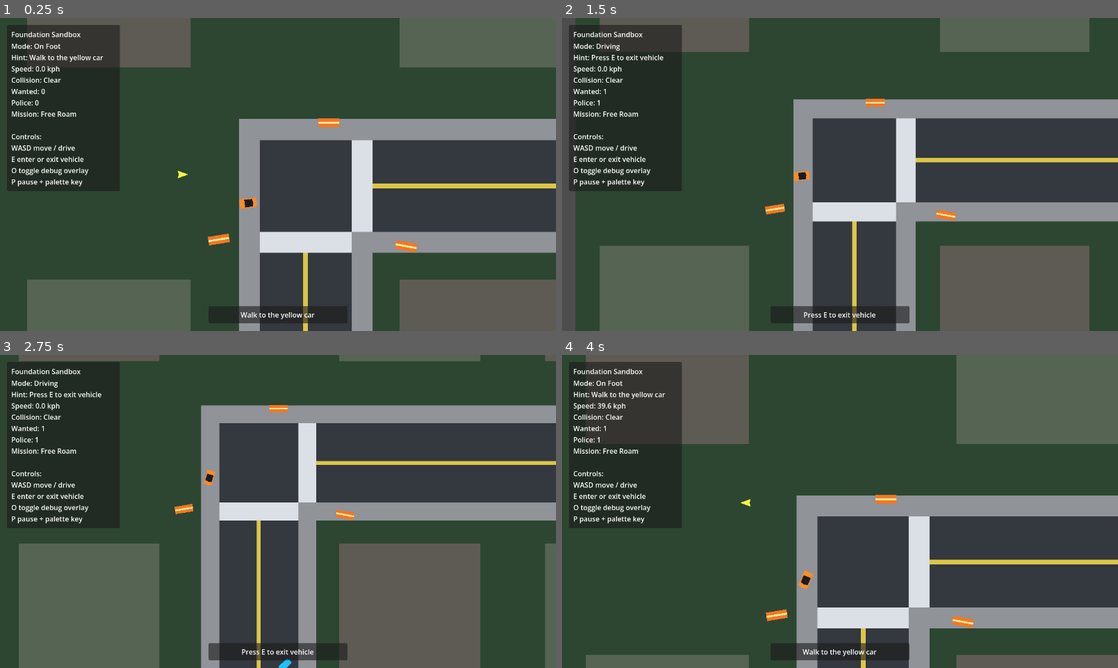
Above: before the commit, frames 1-4 (two rows, left to right).
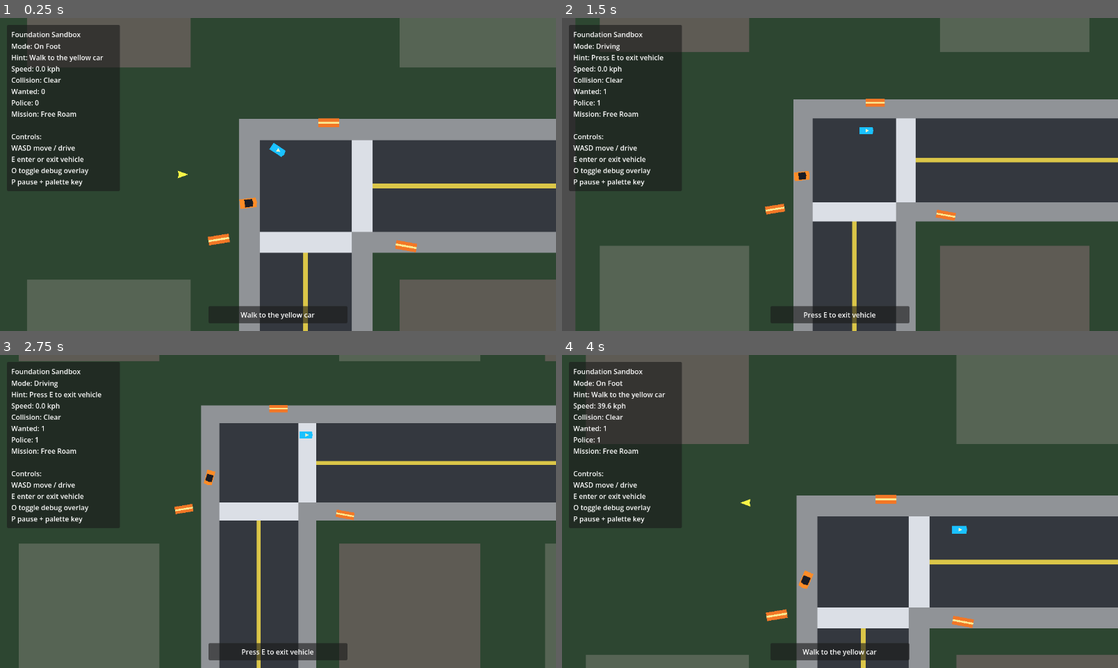
Above: after the commit, the same moments.

Repository: mjulstein/godot-gta
Game: Godot game, scene res://scenes/main/game.tscn
The game is run twice, just before and just after one commit, with the same random seed, the same clock (stepped at 60 frames per second) and the same inputs.
Inputs:
- Up to frame 1 (0.25 s): no input
- Up to frame 2 (1.5 s): tap Enter at 0.5 s; hold D (move_right) 0.53-1.28 s; hold E (interact) 0.53-1.28 s; hold S (brake) from 1.28 s (still down); tap E (interact) at 1.35 s
- Up to frame 3 (2.75 s): tap E (interact) at 2 s; release S (brake) at 2.03 s; hold D (move_right) from 2.03 s (still down); hold E (interact) from 2.03 s (still down)
- Up to frame 4 (4 s): release D (move_right) at 2.78 s; release E (interact) at 2.78 s; hold W (accelerate) 2.78-3.53 s; tap E (interact) at 2.85 s; hold A (move_left) from 3.53 s (still down); hold E (interact) from 3.53 s (still down)

The runs differ from the first frame. In frame 1, less than 0.1% of the frame differs, in the area x 48-52%, y 39-45%; in frame 2, less than 0.1%; in frame 3, 0.1%, in the area x 50-57%, y 24-100%; in frame 4, less than 0.1%.

Commit message:
Add traffic lane routing checkpoint

Diff:
--- a/scenes/vehicles/civilian/traffic_vehicle.tscn
+++ b/scenes/vehicles/civilian/traffic_vehicle.tscn
@@ -1,17 +1,13 @@
 [gd_scene load_steps=4 format=3]
 
-[ext_resource type="Script" path="res://scripts/ai/civilian_ai.gd" id="1"]
+[ext_resource type="Script" path="res://scripts/ai/traffic_ai.gd" id="1"]
 
 [sub_resource type="RectangleShape2D" id="1"]
 size = Vector2(30, 16)
 
 [node name="TrafficVehicle" type="CharacterBody2D"]
 script = ExtResource("1")
-actor_type = "traffic"
-movement_axis = Vector2(1, 0)
-patrol_distance = 180.0
 move_speed = 70.0
-pause_duration = 0.0
 collision_layer = 1
 collision_mask = 1
 
@@ -21,3 +17,7 @@
 [node name="Body" type="Polygon2D" parent="."]
 polygon = PackedVector2Array(-16, -8, 14, -8, 16, 0, 14, 8, -16, 8)
 color = Color(0.105882, 0.760784, 1, 1)
+
+[node name="FrontArrow" type="Polygon2D" parent="."]
+polygon = PackedVector2Array(6, 0, -2, -4, -2, 4)
+color = Color(0.984314, 0.952941, 0.772549, 1)
--- /dev/null
+++ b/scripts/ai/traffic_ai.gd
@@ -0,0 +1,126 @@
+extends CharacterBody2D
+
+signal harmed(source: Node2D)
+
+@export_range(24.0, 180.0, 1.0) var move_speed := 70.0
+@export_range(24.0, 120.0, 1.0) var vehicle_look_ahead := 54.0
+@export_range(24.0, 96.0, 1.0) var pedestrian_look_ahead := 44.0
+@export var harmed_flash_time := 0.45
+@export_range(0.0, 2.0, 0.05) var respawn_pause := 0.35
+
+var harmed_flash_remaining := 0.0
+var pause_remaining := 0.0
+var world_path_points := PackedVector2Array()
+var path_target_index := 1
+var default_collision_layer := 0
+var default_collision_mask := 0
+
+@onready var body_polygon: Polygon2D = $Body
+@onready var collision_shape: CollisionShape2D = $CollisionShape2D
+
+func _ready() -> void:
+	default_collision_layer = collision_layer
+	default_collision_mask = collision_mask
+	add_to_group("civilian")
+	add_to_group("civilian_vehicle")
+	add_to_group("civilian_witness")
+	add_to_group("traffic_vehicle")
+
+func _physics_process(delta: float) -> void:
+	harmed_flash_remaining = maxf(0.0, harmed_flash_remaining - delta)
+	pause_remaining = maxf(0.0, pause_remaining - delta)
+	body_polygon.color = _get_body_color()
+
+	if pause_remaining > 0.0 or world_path_points.size() < 2:
+		velocity = Vector2.ZERO
+		move_and_slide()
+		return
+
+	_follow_world_path()
+	move_and_slide()
+
+func set_world_path(points: PackedVector2Array) -> void:
+	world_path_points = points
+	path_target_index = 1 if world_path_points.size() >= 2 else 0
+	if world_path_points.size() >= 1:
+		global_position = world_path_points[0]
+
+func set_path_active(is_active: bool) -> void:
+	visible = is_active
+	set_physics_process(is_active)
+	collision_layer = default_collision_layer if is_active else 0
+	collision_mask = default_collision_mask if is_active else 0
+	if collision_shape != null:
+		collision_shape.disabled = not is_active
+	if not is_active:
+		velocity = Vector2.ZERO
+
+func register_harm(source: Node2D) -> void:
+	harmed_flash_remaining = harmed_flash_time
+	pause_remaining = maxf(pause_remaining, 0.4)
+	harmed.emit(source)
+
+func _follow_world_path() -> void:
+	var target_position := world_path_points[path_target_index]
+	var to_target := target_position - global_position
+	if to_target.length() <= 6.0:
+		_advance_path_target()
+		target_position = world_path_points[path_target_index]
+		to_target = target_position - global_position
+
+	var direction_vector := to_target.normalized() if to_target.length() > 0.0 else Vector2.ZERO
+	velocity = direction_vector * move_speed
+	if direction_vector != Vector2.ZERO and (_has_pedestrian_ahead(direction_vector) or _has_vehicle_ahead(direction_vector)):
+		velocity = Vector2.ZERO
+	if velocity != Vector2.ZERO:
+		rotation = velocity.angle()
+
+func _advance_path_target() -> void:
+	path_target_index += 1
+	if path_target_index < world_path_points.size():
+		return
+	global_position = world_path_points[0]
+	path_target_index = 1 if world_path_points.size() >= 2 else 0
+	pause_remaining = respawn_pause
+
+func _has_pedestrian_ahead(direction_vector: Vector2) -> bool:
+	for candidate in get_tree().get_nodes_in_group("civilian_pedestrian"):
+		if candidate == self or not (candidate is Node2D):
+			continue
+		var pedestrian := candidate as Node2D
+		if not pedestrian.visible:
+			continue
+		var offset: Vector2 = pedestrian.global_position - global_position
+		if offset.length() > pedestrian_look_ahead:
+			continue
+		var forward_distance := direction_vector.dot(offset)
+		if forward_distance <= 0.0:
+			continue
+		var lateral_distance := absf(direction_vector.orthogonal().dot(offset))
+		if lateral_distance <= 18.0:
+			return true
+	return false
+
+func _has_vehicle_ahead(direction_vector: Vector2) -> bool:
+	for candidate in get_tree().get_nodes_in_group("traffic_vehicle"):
+		if candidate == self or not (candidate is Node2D):
+			continue
+		var vehicle := candidate as Node2D
+		if not vehicle.visible:
+			continue
+		var offset: Vector2 = vehicle.global_position - global_position
+		if offset.length() > vehicle_look_ahead:
+			continue
+		var forward_distance := direction_vector.dot(offset)
+		if forward_distance <= 0.0:
+			continue
+		var lateral_distance := absf(direction_vector.orthogonal().dot(offset))
+		if lateral_distance > 20.0:
+			continue
+		var vehicle_forward := Vector2.RIGHT.rotated(vehicle.rotation)
+		if direction_vector.dot(vehicle_forward) >= 0.35:
+			return true
+	return false
+
+func _get_body_color() -> Color:
+	return Color(1, 0.2, 0.2, 1) if harmed_flash_remaining > 0.0 else Color(0.105882, 0.760784, 1, 1)
--- a/scripts/world/district_activity_overlay.gd
+++ b/scripts/world/district_activity_overlay.gd
@@ -34,10 +34,38 @@
 		tile_world_size = value
 		_rebuild_if_ready()
 
+@export_range(0, 32, 1) var north_span_tiles := 0:
+	set(value):
+		north_span_tiles = value
+		_rebuild_if_ready()
+
+@export_range(0, 32, 1) var south_span_tiles := 0:
+	set(value):
+		south_span_tiles = value
+		_rebuild_if_ready()
+
+@export_range(0, 32, 1) var east_span_tiles := 0:
+	set(value):
+		east_span_tiles = value
+		_rebuild_if_ready()
+
+@export_range(0, 32, 1) var west_span_tiles := 0:
+	set(value):
+		west_span_tiles = value
+		_rebuild_if_ready()
+
 const ROAD_HALF_WIDTH := 96.0
-const LANE_OFFSET := 58.0
 const SIDEWALK_OFFSET := 118.0
 const CROSSWALK_OFFSET := 140.0
+const INNER_LANE_OFFSET := 28.0
+const OUTER_LANE_OFFSET := 68.0
+const SPAWN_MARGIN := 192.0
+const CROSSWALK_CLEAR_OFFSET := 120.0
+const INTERSECTION_ENTRY_OFFSET := 76.0
+const U_TURN_SWEEP_OFFSET := 24.0
+const ROUTE_SAMPLE_STEP := 24.0
+const TURN_ARC_STEPS := 6
+const ROUTE_EDGE_INSET := 24.0
 const PROFILE_STRAIGHT_HORIZONTAL := "straight_horizontal"
 const PROFILE_STRAIGHT_VERTICAL := "straight_vertical"
 const PROFILE_DEAD_END_NORTH := "dead_end_north"
@@ -69,10 +97,8 @@
 		_add_pedestrian(pedestrian_routes[0])
 	if activity_density >= 5 and pedestrian_routes.size() > 1:
 		_add_pedestrian(pedestrian_routes[1])
-	if activity_density >= 3 and traffic_routes.size() > 0:
-		_add_traffic(traffic_routes[0])
-	if activity_density >= 7 and traffic_routes.size() > 1:
-		_add_traffic(traffic_routes[1])
+	for route_data in _select_traffic_routes(traffic_routes):
+		_add_traffic(route_data["path"])
 
 func _add_pedestrian(path: PackedVector2Array) -> void:
 	if path.size() < 2:
@@ -127,43 +153,418 @@
 
 	return routes
 
-func _build_traffic_routes() -> Array[PackedVector2Array]:
-	var routes: Array[PackedVector2Array] = []
-	var half_width := tile_world_size.x * 0.5
-	var half_height := tile_world_size.y * 0.5
-	var profile := _get_tile_profile()
-
-	match profile:
-		PROFILE_STRAIGHT_HORIZONTAL:
-			routes.append(_to_world_path([Vector2(-half_width, LANE_OFFSET), Vector2(half_width, LANE_OFFSET)]))
-			routes.append(_to_world_path([Vector2(half_width, -LANE_OFFSET), Vector2(-half_width, -LANE_OFFSET)]))
-		PROFILE_STRAIGHT_VERTICAL:
-			routes.append(_to_world_path([Vector2(LANE_OFFSET, -half_height), Vector2(LANE_OFFSET, half_height)]))
-			routes.append(_to_world_path([Vector2(-LANE_OFFSET, half_height), Vector2(-LANE_OFFSET, -half_height)]))
-		PROFILE_DEAD_END_NORTH:
-			routes.append(_to_world_path([Vector2(LANE_OFFSET, -half_height), Vector2(LANE_OFFSET, 0)]))
-		PROFILE_DEAD_END_SOUTH:
-			routes.append(_to_world_path([Vector2(-LANE_OFFSET, half_height), Vector2(-LANE_OFFSET, 0)]))
-		PROFILE_DEAD_END_EAST:
-			routes.append(_to_world_path([Vector2(half_width, -LANE_OFFSET), Vector2(0, -LANE_OFFSET)]))
-		PROFILE_DEAD_END_WEST:
-			routes.append(_to_world_path([Vector2(-half_width, LANE_OFFSET), Vector2(0, LANE_OFFSET)]))
-		_:
-			if open_north and open_east and not open_south and not open_west:
-				routes.append(_to_world_path([Vector2(LANE_OFFSET, -half_height), Vector2(LANE_OFFSET, -LANE_OFFSET), Vector2(half_width, -LANE_OFFSET)]))
-			elif open_north and open_west and not open_south and not open_east:
-				routes.append(_to_world_path([Vector2(-LANE_OFFSET, -half_height), Vector2(-LANE_OFFSET, LANE_OFFSET), Vector2(-half_width, LANE_OFFSET)]))
-			elif open_south and open_east and not open_north and not open_west:
-				routes.append(_to_world_path([Vector2(-LANE_OFFSET, half_height), Vector2(-LANE_OFFSET, -LANE_OFFSET), Vector2(half_width, -LANE_OFFSET)]))
-			elif open_south and open_west and not open_north and not open_east:
-				routes.append(_to_world_path([Vector2(LANE_OFFSET, half_height), Vector2(LANE_OFFSET, LANE_OFFSET), Vector2(-half_width, LANE_OFFSET)]))
-			else:
-				if open_east or open_west:
-					routes.append(_to_world_path([Vector2(-half_width, LANE_OFFSET), Vector2(half_width, LANE_OFFSET)]))
-				if open_north or open_south:
-					routes.append(_to_world_path([Vector2(-LANE_OFFSET, half_height), Vector2(-LANE_OFFSET, -half_height)]))
-
+func _build_traffic_routes() -> Array[Dictionary]:
+	var routes: Array[Dictionary] = []
+	if _open_side_count() <= 1:
+		return routes
+
+	for heading in ["east", "west", "north", "south"]:
+		if not _can_enter_heading(heading):
+			continue
+		for lane in ["left", "right"]:
+			for action in _allowed_actions(heading, lane):
+				routes.append({
+					"heading": heading,
+					"lane": lane,
+					"action": action,
+					"path": _build_route(heading, lane, action),
+				})
 	return routes
+
+func _select_traffic_routes(candidates: Array[Dictionary]) -> Array[Dictionary]:
+	var selected: Array[Dictionary] = []
+	var spawn_count := 0
+	if activity_density >= 7:
+		spawn_count = 2
+	elif activity_density >= 3:
+		spawn_count = 1
+	if spawn_count == 0 or candidates.is_empty():
+		return selected
+
+	var turning_candidates: Array[Dictionary] = []
+	var straight_candidates: Array[Dictionary] = []
+	for candidate in candidates:
+		if candidate["action"] == "straight":
+			straight_candidates.append(candidate)
+		else:
+			turning_candidates.append(candidate)
+
+	var preferred_heading := _preferred_heading()
+	var preferred_turn := _pick_candidate(turning_candidates, preferred_heading, PackedStringArray())
+	if preferred_turn.is_empty():
+		preferred_turn = _pick_candidate(turning_candidates, "", PackedStringArray())
+	if not preferred_turn.is_empty():
+		selected.append(preferred_turn)
+
+	if selected.size() < spawn_count:
+		var blocked_ids := _selected_ids(selected)
+
+		var second_choice := _pick_candidate(straight_candidates, preferred_heading, blocked_ids)
+		if second_choice.is_empty():
+			second_choice = _pick_candidate(turning_candidates, "", blocked_ids)
+		if second_choice.is_empty():
+			second_choice = _pick_candidate(straight_candidates, "", blocked_ids)
+		if not second_choice.is_empty():
+			selected.append(second_choice)
+
+	while selected.size() < min(spawn_count, candidates.size()):
+		var fallback := _pick_candidate(candidates, "", _selected_ids(selected))
+		if fallback.is_empty():
+			break
+		selected.append(fallback)
+	return selected
+
+func _build_route(heading: String, lane: String, action: String) -> PackedVector2Array:
+	match action:
+		"straight":
+			return _build_straight_route(heading, lane)
+		"left":
+			return _build_turn_route(heading, lane, _get_left_heading(heading), "left")
+		"right":
+			return _build_turn_route(heading, lane, _get_right_heading(heading), "right")
+		"uturn":
+			return _build_u_turn_route(heading)
+		"merge_left_uturn":
+			return _build_merge_left_u_turn_route(heading)
+		_:
+			return PackedVector2Array()
+
+func _build_straight_route(heading: String, lane: String) -> PackedVector2Array:
+	return _sample_route([
+		_get_spawn_point(heading, lane),
+		_get_crosswalk_clear_point(heading, lane),
+		_get_crosswalk_clear_point(heading, lane, true),
+		_get_despawn_point(heading, lane),
+	])
+
+func _build_turn_route(heading: String, lane: String, exit_heading: String, exit_lane: String) -> PackedVector2Array:
+	var points: Array[Vector2] = [
+		_get_spawn_point(heading, lane),
+		_get_crosswalk_clear_point(heading, lane),
+		_get_intersection_entry_point(heading, lane, false),
+	]
+	points.append_array(_build_turn_arc_points(heading, lane, exit_heading, exit_lane))
+	points.append_array([
+		_get_crosswalk_clear_point(exit_heading, exit_lane, true),
+		_get_despawn_point(exit_heading, exit_lane),
+	])
+	return _sample_route(points)
+
+func _build_u_turn_route(heading: String) -> PackedVector2Array:
+	var exit_heading := _get_opposite_heading(heading)
+	var exit_lane := "right"
+	var points: Array[Vector2] = [
+		_get_spawn_point(heading, "left"),
+		_get_crosswalk_clear_point(heading, "left"),
+		_get_intersection_entry_point(heading, "left", false),
+	]
+	points.append_array(_build_u_turn_arc_points(heading, exit_heading, exit_lane))
+	points.append_array([
+		_get_crosswalk_clear_point(exit_heading, exit_lane, true),
+		_get_despawn_point(exit_heading, exit_lane),
+	])
+	return _sample_route(points)
+
+func _build_merge_left_u_turn_route(heading: String) -> PackedVector2Array:
+	var left_merge_point := _get_merge_point(heading, "right", "left")
+	var points: Array[Vector2] = [
+		_get_spawn_point(heading, "right"),
+		_get_crosswalk_clear_point(heading, "right"),
+		left_merge_point,
+		_get_intersection_entry_point(heading, "left", false),
+	]
+	var exit_heading := _get_opposite_heading(heading)
+	var exit_lane := "right"
+	points.append_array(_build_u_turn_arc_points(heading, exit_heading, exit_lane))
+	points.append_array([
+		_get_crosswalk_clear_point(exit_heading, exit_lane, true),
+		_get_despawn_point(exit_heading, exit_lane),
+	])
+	return _sample_route(points)
+
+func _can_enter_heading(heading: String) -> bool:
+	return _is_side_open(_get_entry_side_for_heading(heading))
+
+func _allowed_actions(heading: String, lane: String) -> PackedStringArray:
+	var actions := PackedStringArray()
+	var can_go_straight := _is_side_open(_get_exit_side_for_heading(heading))
+	var can_turn_left := _is_side_open(_get_exit_side_for_heading(_get_left_heading(heading)))
+	var can_turn_right := _is_side_open(_get_exit_side_for_heading(_get_right_heading(heading)))
+
+	if lane == "left":
+		if can_go_straight:
+			actions.append("straight")
+		if can_turn_left:
+			actions.append("left")
+		if actions.is_empty() and can_turn_right:
+			actions.append("right")
+		if actions.is_empty():
+			actions.append("uturn")
+		return actions
+
+	if can_turn_right:
+		actions.append("right")
+		return actions
+	if can_go_straight:
+		actions.append("straight")
+	if can_turn_left and actions.is_empty():
+		actions.append("left")
+	if actions.is_empty():
+		actions.append("merge_left_uturn")
+	return actions
+
+func _get_spawn_point(heading: String, lane: String) -> Vector2:
+	return _point_for_heading(heading, lane, _entry_travel_extent_for_heading(heading))
+
+func _get_despawn_point(heading: String, lane: String) -> Vector2:
+	return _point_for_heading(heading, lane, _exit_travel_extent_for_heading(heading), true)
+
+func _get_crosswalk_clear_point(heading: String, lane: String, use_exit_side := false) -> Vector2:
+	return _point_for_heading(heading, lane, CROSSWALK_CLEAR_OFFSET, use_exit_side)
+
+func _get_intersection_entry_point(heading: String, lane: String, use_exit_side: bool) -> Vector2:
+	return _point_for_heading(heading, lane, INTERSECTION_ENTRY_OFFSET, use_exit_side)
+
+func _get_merge_point(heading: String, from_lane: String, to_lane: String) -> Vector2:
+	var merge_axis := (CROSSWALK_CLEAR_OFFSET + INTERSECTION_ENTRY_OFFSET) * 0.5
+	var signed_axis := merge_axis * _axis_sign_for_heading(heading, false)
+	var from_coordinate := _lane_coordinate_for_heading(heading, from_lane)
+	var to_coordinate := _lane_coordinate_for_heading(heading, to_lane)
+	var lane_coordinate := lerpf(from_coordinate, to_coordinate, 0.7)
+	if _is_horizontal_heading(heading):
+		return Vector2(signed_axis, lane_coordinate)
+	return Vector2(lane_coordinate, signed_axis)
+
+func _build_turn_arc_points(entry_heading: String, entry_lane: String, exit_heading: String, exit_lane: String) -> Array[Vector2]:
+	var points: Array[Vector2] = []
+	var entry_point := _get_intersection_entry_point(entry_heading, entry_lane, false)
+	var exit_point := _get_intersection_entry_point(exit_heading, exit_lane, true)
+	var pivot := Vector2(
+		_lane_coordinate_for_heading(exit_heading, exit_lane),
+		_lane_coordinate_for_heading(entry_heading, entry_lane)
+	)
+	points.append_array(_sample_corner(entry_point, pivot, exit_point))
+	return points
+
+func _build_u_turn_arc_points(entry_heading: String, exit_heading: String, exit_lane: String) -> Array[Vector2]:
+	var points: Array[Vector2] = []
+	var entry_point := _get_intersection_entry_point(entry_heading, "left", false)
+	var exit_point := _get_intersection_entry_point(exit_heading, exit_lane, true)
+	var midpoint := (_entry_direction(entry_heading) + _entry_direction(exit_heading)).normalized()
+	var apex := midpoint * U_TURN_SWEEP_OFFSET
+	points.append_array(_sample_corner(entry_point, apex, exit_point))
+	return points
+
+func _point_for_heading(heading: String, lane: String, axis_offset: float, use_exit_side := false) -> Vector2:
+	var signed_axis := axis_offset * _axis_sign_for_heading(heading, use_exit_side)
+	var lane_coordinate := _lane_coordinate_for_heading(heading, lane)
+	if _is_horizontal_heading(heading):
+		return Vector2(signed_axis, lane_coordinate)
+	return Vector2(lane_coordinate, signed_axis)
+
+func _entry_travel_extent_for_heading(heading: String) -> float:
+	var span_tiles := _span_tiles_for_heading(heading, false)
+	var tile_extent := tile_world_size.x if _is_horizontal_heading(heading) else tile_world_size.y
+	return maxf(ROAD_HALF_WIDTH, ROAD_HALF_WIDTH + span_tiles * tile_extent - ROUTE_EDGE_INSET)
+
+func _exit_travel_extent_for_heading(heading: String) -> float:
+	var span_tiles := mini(1, _span_tiles_for_heading(heading, true))
+	var tile_extent := tile_world_size.x if _is_horizontal_heading(heading) else tile_world_size.y
+	return ROAD_HALF_WIDTH + span_tiles * tile_extent - ROUTE_EDGE_INSET
+
+func _span_tiles_for_heading(heading: String, use_exit_side: bool) -> int:
+	match heading:
+		"east":
+			return east_span_tiles if use_exit_side else west_span_tiles
+		"west":
+			return west_span_tiles if use_exit_side else east_span_tiles
+		"south":
+			return south_span_tiles if use_exit_side else north_span_tiles
+		_:
+			return north_span_tiles if use_exit_side else south_span_tiles
+
+func _axis_sign_for_heading(heading: String, use_exit_side: bool) -> float:
+	match heading:
+		"east":
+			return 1.0 if use_exit_side else -1.0
+		"west":
+			return -1.0 if use_exit_side else 1.0
+		"south":
+			return 1.0 if use_exit_side else -1.0
+		_:
+			return -1.0 if use_exit_side else 1.0
+
+func _lane_coordinate_for_heading(heading: String, lane: String) -> float:
+	return _lane_offset_for_heading(heading, lane)
+
+func _is_horizontal_heading(heading: String) -> bool:
+	return heading == "east" or heading == "west"
+
+func _open_side_count() -> int:
+	return int(open_north) + int(open_south) + int(open_east) + int(open_west)
+
+func _lane_offset_for_heading(heading: String, lane: String) -> float:
+	var left_lane := lane == "left"
+	match heading:
+		"east":
+			return -INNER_LANE_OFFSET if left_lane else -OUTER_LANE_OFFSET
+		"west":
+			return INNER_LANE_OFFSET if left_lane else OUTER_LANE_OFFSET
+		"south":
+			return INNER_LANE_OFFSET if left_lane else OUTER_LANE_OFFSET
+		_:
+			return -INNER_LANE_OFFSET if left_lane else -OUTER_LANE_OFFSET
+
+func _get_entry_side_for_heading(heading: String) -> String:
+	match heading:
+		"east":
+			return "west"
+		"west":
+			return "east"
+		"south":
+			return "north"
+		_:
+			return "south"
+
+func _get_exit_side_for_heading(heading: String) -> String:
+	match heading:
+		"east":
+			return "east"
+		"west":
+			return "west"
+		"south":
+			return "south"
+		_:
+			return "north"
+
+func _get_left_heading(heading: String) -> String:
+	match heading:
+		"east":
+			return "north"
+		"west":
+			return "south"
+		"south":
+			return "east"
+		_:
+			return "west"
+
+func _get_right_heading(heading: String) -> String:
+	match heading:
+		"east":
+			return "south"
+		"west":
+			return "north"
+		"south":
+			return "west"
+		_:
+			return "east"
+
+func _get_opposite_heading(heading: String) -> String:
+	match heading:
+		"east":
+			return "west"
+		"west":
+			return "east"
+		"south":
+			return "north"
+		_:
+			return "south"
+
+func _is_side_open(side: String) -> bool:
+	match side:
+		"north":
+			return open_north
+		"south":
+			return open_south
+		"east":
+			return open_east
+		"west":
+			return open_west
+		_:
+			return false
+
+func _traffic_seed() -> int:
+	return int(global_position.x / tile_world_size.x) * 73856093 + int(global_position.y / tile_world_size.y) * 19349663 + activity_density * 83492791
+
+func _preferred_heading() -> String:
+	var open_headings := PackedStringArray()
+	for heading in ["south", "east", "north", "west"]:
+		if _can_enter_heading(heading):
+			open_headings.append(heading)
+	if open_headings.is_empty():
+		return ""
+	return open_headings[abs(_traffic_seed()) % open_headings.size()]
+
+func _pick_candidate(pool: Array[Dictionary], preferred_heading: String, blocked: PackedStringArray) -> Dictionary:
+	if pool.is_empty():
+		return {}
+	var start_index: int = abs(_traffic_seed()) % pool.size()
+	for offset in range(pool.size()):
+		var candidate: Dictionary = pool[(start_index + offset) % pool.size()]
+		var candidate_id := _route_id(candidate)
+		if blocked.has(candidate_id):
+			continue
+		if not preferred_heading.is_empty() and candidate["heading"] != preferred_heading:
+			continue
+		return candidate
+	if preferred_heading.is_empty():
+		return {}
+	return _pick_candidate(pool, "", blocked)
+
+func _selected_ids(selected: Array[Dictionary]) -> PackedStringArray:
+	var ids := PackedStringArray()
+	for candidate in selected:
+		ids.append(_route_id(candidate))
+	return ids
+
+func _route_id(candidate: Dictionary) -> String:
+	return "%s:%s:%s" % [candidate["heading"], candidate["lane"], candidate["action"]]
+
+func _sample_route(local_points: Array[Vector2]) -> PackedVector2Array:
+	var sampled := PackedVector2Array()
+	if local_points.is_empty():
+		return sampled
+
+	sampled.append(global_position + local_points[0])
+	for index in range(1, local_points.size()):
+		var segment := _sample_line(local_points[index - 1], local_points[index], ROUTE_SAMPLE_STEP)
+		for point in segment:
+			sampled.append(global_position + point)
+	return sampled
+
+func _sample_line(start: Vector2, end: Vector2, step: float) -> Array[Vector2]:
+	var points: Array[Vector2] = []
+	var delta := end - start
+	var distance := delta.length()
+	if distance <= 0.001:
+		return points
+	var count := maxi(1, int(ceil(distance / step)))
+	for index in range(1, count + 1):
+		var t := float(index) / float(count)
+		points.append(start.lerp(end, t))
+	return points
+
+func _sample_corner(start: Vector2, pivot: Vector2, end: Vector2) -> Array[Vector2]:
+	var points: Array[Vector2] = []
+	var curve_length := start.distance_to(pivot) + pivot.distance_to(end)
+	var step_count := maxi(TURN_ARC_STEPS, int(ceil(curve_length / ROUTE_SAMPLE_STEP)))
+	for index in range(1, step_count + 1):
+		var t := float(index) / float(step_count)
+		var a := start.lerp(pivot, t)
+		var b := pivot.lerp(end, t)
+		points.append(a.lerp(b, t))
+	return points
+
+func _entry_direction(heading: String) -> Vector2:
+	match heading:
+		"east":
+			return Vector2.RIGHT
+		"west":
+			return Vector2.LEFT
+		"south":
+			return Vector2.DOWN
+		_:
+			return Vector2.UP
 
 func _to_world_path(local_points: Array[Vector2]) -> PackedVector2Array:
 	var path := PackedVector2Array()
Not shown, added: scripts/ai/traffic_ai.gd.uid
Not shown, changed: specs/001-foundation-sandbox/next-steps.md
Not shown, changed: specs/001-foundation-sandbox/tasks.md
